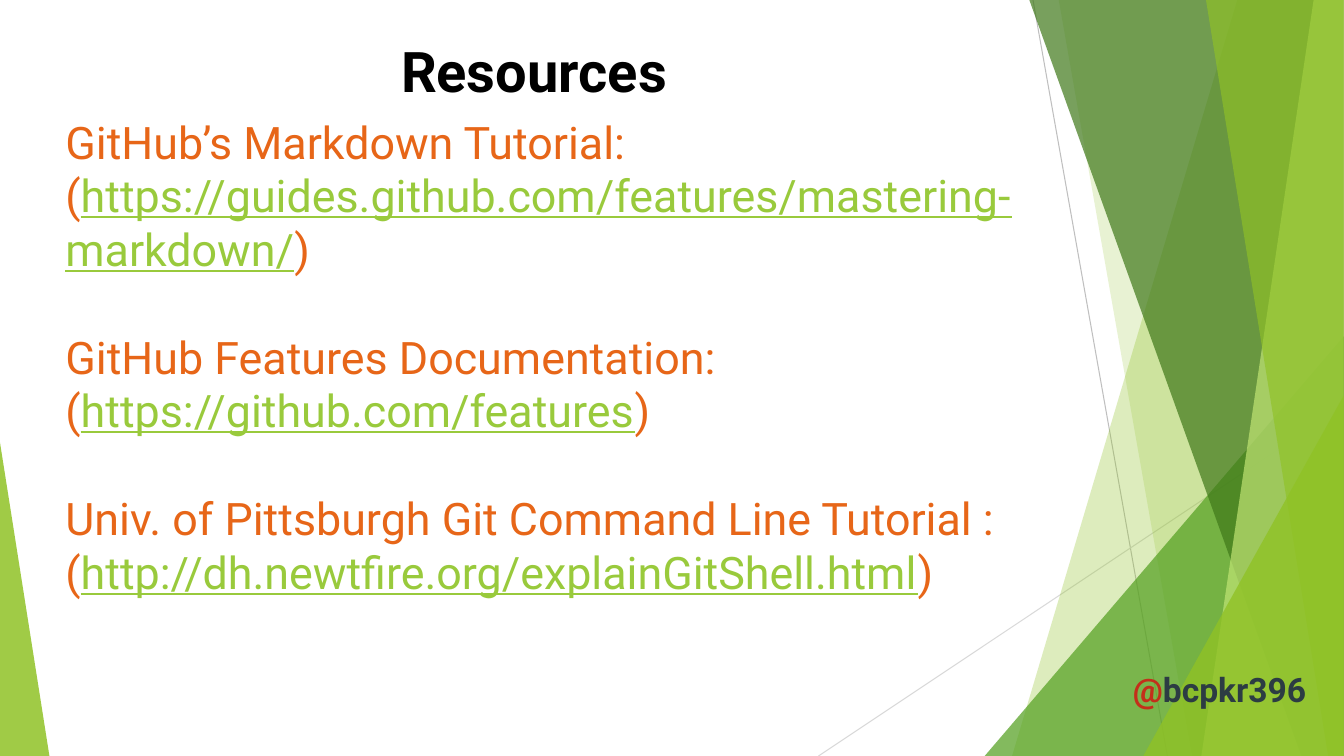
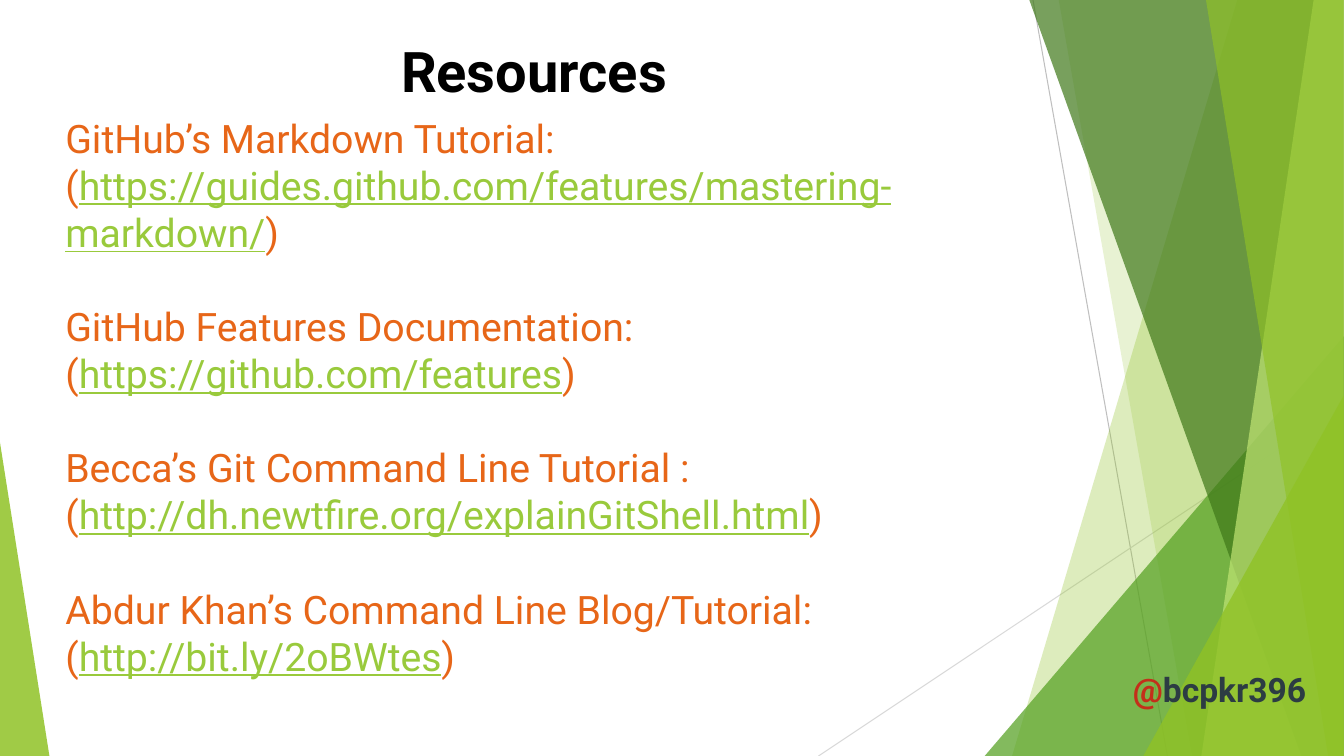
Before and after one commit to publishing-bitbytebit/GitCtrl, a slide deck: slide 10 of Git_CTRL.pptx. Drawn at 1344x756 pixels with LibreOffice and Linux fonts; fonts in the diff are those of the drawing. Boxes give left, top, right and bottom in pixels: in the first picture for what was removed or moved away, otherwise in the second. Text is boxed around its words. In the diff, an @@ line names an element or a change of style, - is before the commit and + after.

Commit message:
minor edit to powerpoint presentation

```diff
--- a/Git_CTRL.pptx
+++ b/Git_CTRL.pptx
@@ text at box(65, 123, 891, 397): size 32 to 28 pt in "GitHub’s Markdown Tutorial:", "(https://guides.github.com/features/mastering-markdown/)", "GitHub Features Documentation:", "(https://github.com/features)" @@
@@ text at box(65, 452, 822, 680): text changed; size 32 to 28 pt; text colour #99CA3C to #E76618 @@
-Univ. of Pittsburgh Git Command Line Tutorial : (http://dh.newtfire.org/explainGitShell.html)
+Becca’s Git Command Line Tutorial : (http://dh.newtfire.org/explainGitShell.html)
+Abdur Khan’s Command Line Blog/Tutorial:
+(http://bit.ly/2oBWtes)
```
Also in this commit, not shown: 1 other slide changed, 1 other file.
